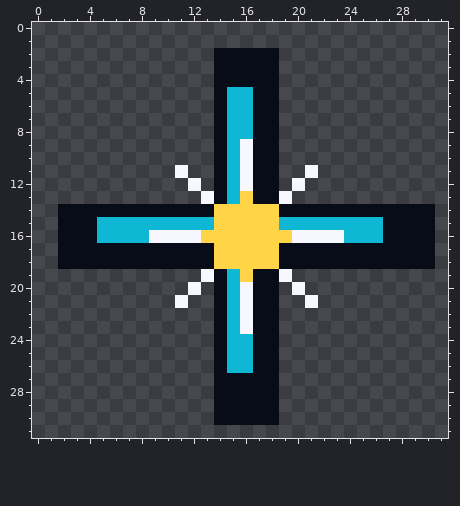
Pixel-art file -- game/assets/source/original_procedural/weapon_frost_nova.aseprite. This is how it looked before the edit.
32x32 pixels, 1 frame.
After the commit:
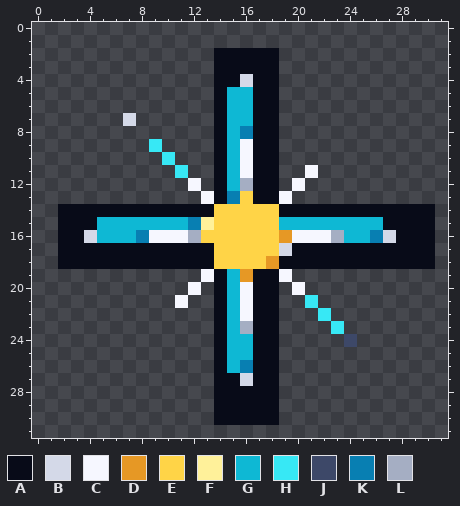
Palette (. is transparent): A #080b18  B #d4d9e8  C #f6f7ff  D #e69825  E #ffd447  F #fff19a  G #0eb8d4  H #37e8f5  J #3d4868  K #087fb2  L #a5aec3
Diff:
@@ x 0..31 @@
  3 ..............AAAAA.............
- 4 ..............AAAAA.............
+ 4 ..............AABAA.............
  5 ..............AGGAA.............
  6 ..............AGGAA.............
- 7 ..............AGGAA.............
- 8 ..............AGGAA.............
- 9 ..............AGCAA.............
-10 ..............AGCAA.............
-11 ...........C..AGCAA..C..........
-12 ............C.AGCAA.C...........
-13 .............CAGEAAC............
+ 7 .......B......AGGAA.............
+ 8 ..............AGKAA.............
+ 9 .........H....AGCAA.............
+10 ..........H...AGCAA.............
+11 ...........H..AGCAA..C..........
+12 ............C.AGLAA.C...........
+13 .............CAKEAAC............
 14 ..AAAAAAAAAAAAEEEEEAAAAAAAAAAAA.
-15 ..AAAGGGGGGGGGEEEEEGGGGGGGGAAAA.
-16 ..AAAGGGGCCCCEEEEEEECCCCGGGAAAA.
-17 ..AAAAAAAAAAAAEEEEEAAAAAAAAAAAA.
-18 ..AAAAAAAAAAAAEEEEEAAAAAAAAAAAA.
-19 .............CAGEAAC............
+15 ..AAAGGGGGGGKFEEEEEGGGGGGGGAAAA.
+16 ..AABGGGKCCCLEEEEEEDCCCLGGKBAAA.
+17 ..AAAAAAAAAAAAEEEEEBAAAAAAAAAAA.
+18 ..AAAAAAAAAAAAEEEEDAAAAAAAAAAAA.
+19 .............CAGDAAC............
 20 ............C.AGCAA.C...........
-21 ...........C..AGCAA..C..........
-22 ..............AGCAA.............
-23 ..............AGCAA.............
-24 ..............AGGAA.............
+21 ...........C..AGCAA..H..........
+22 ..............AGCAA...H.........
+23 ..............AGLAA....H........
+24 ..............AGGAA.....J.......
 25 ..............AGGAA.............
-26 ..............AGGAA.............
-27 ..............AAAAA.............
+26 ..............AGKAA.............
+27 ..............AABAA.............
 28 ..............AAAAA.............
Boxes around the changes in both pictures, in picture pixels (x1, y1, x2, y2):
changed: (240, 74, 253, 139)
changed: (123, 113, 188, 178)
changed: (188, 178, 396, 386)
changed: (84, 230, 149, 243)
